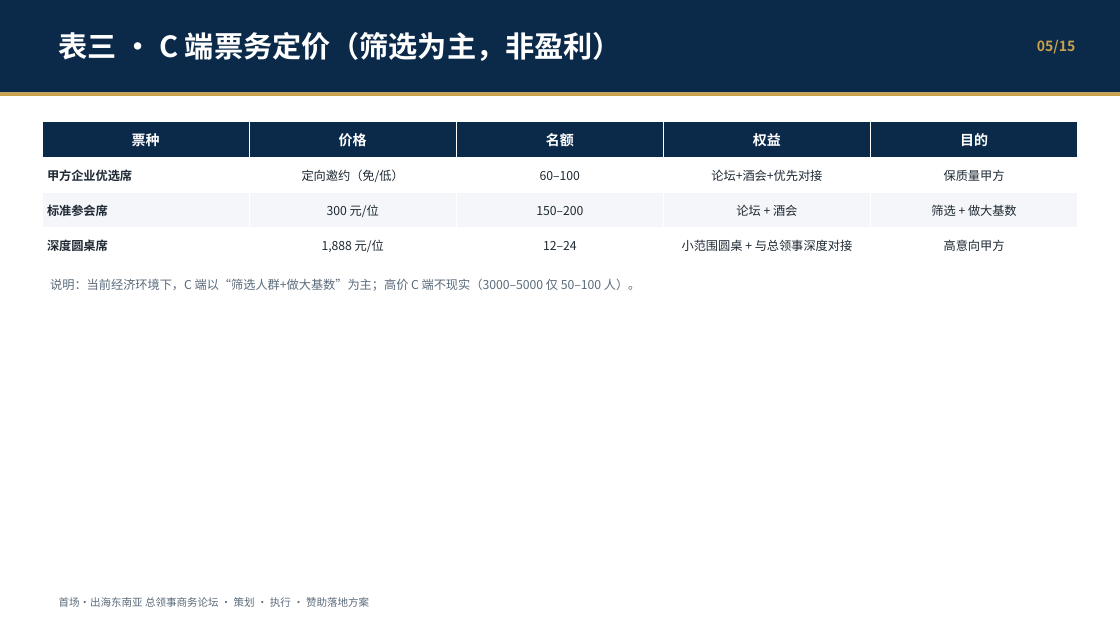
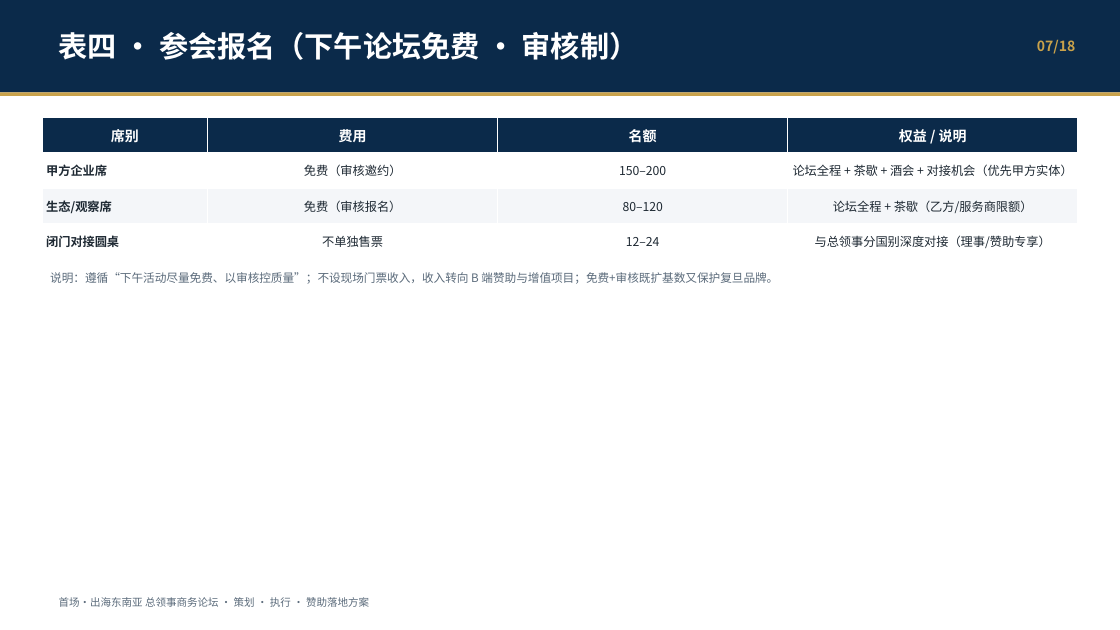
Before and after one commit to hujigang2010-maker/AIDEN, a slide deck: slide 11 of output/首场出海论坛-策划执行与赞助落地.pptx (slide 9 before the commit). Drawn at 1120x630 pixels with LibreOffice and Linux fonts; fonts in the diff are those of the drawing. Boxes give left, top, right and bottom in pixels: in the first picture for what was removed or moved away, otherwise in the second. Text is boxed around its words. In the diff, an @@ line names an element or a change of style, - is before the commit and + after.

```diff
--- a/output/首场出海论坛-策划执行与赞助落地.pptx
+++ b/output/首场出海论坛-策划执行与赞助落地.pptx
@@ text at [59,32,639,60]: text changed @@
-表三 · C 端票务定价（筛选为主，非盈利）
+表四 · 参会报名（下午论坛免费 · 审核制）
@@ text at [1037,39,1075,54]: text changed @@
-05/15
+07/18
@@ table at [42,118,1077,259] @@
-column 1: 票种 | 甲方企业优选席 | 标准参会席 | 深度圆桌席
-column 2: 价格 | 定向邀约（免/低） | 300 元/位 | 1,888 元/位
-column 3: 名额 | 60–100 | 150–200 | 12–24
-column 4: 权益 | 论坛+酒会+优先对接 | 论坛 + 酒会 | 小范围圆桌 + 与总领事深度对接
-column 5: 目的 | 保质量甲方 | 筛选 + 做大基数 | 高意向甲方
+column 1: 席别 | 甲方企业席 | 生态/观察席 | 闭门对接圆桌
+column 2: 费用 | 免费（审核邀约） | 免费（审核报名） | 不单独售票
+column 3: 名额 | 150–200 | 80–120 | 12–24
+column 4: 权益 / 说明 | 论坛全程 + 茶歇 + 酒会 + 对接机会（优先甲方实体） | 论坛全程 + 茶歇（乙方/服务商限额） | 与总领事分国别深度对接（理事/赞助专享）
@@ table: place and size @@
-table at [42,122,1080,263]
+table at [42,118,1077,259]
@@ text at [50,272,778,284]: text changed; size 10.5 to 10 pt @@
-说明：当前经济环境下，C 端以“筛选人群+做大基数”为主；高价 C 端不现实（3000–5000 仅 50–100 人）。
+说明：遵循“下午活动尽量免费、以审核控质量”；不设现场门票收入，收入转向 B 端赞助与增值项目；免费+审核既扩基数又保护复旦品牌。
```
Also in this commit, not shown: 19 other slides changed, 3 slides added, 5 other files.
